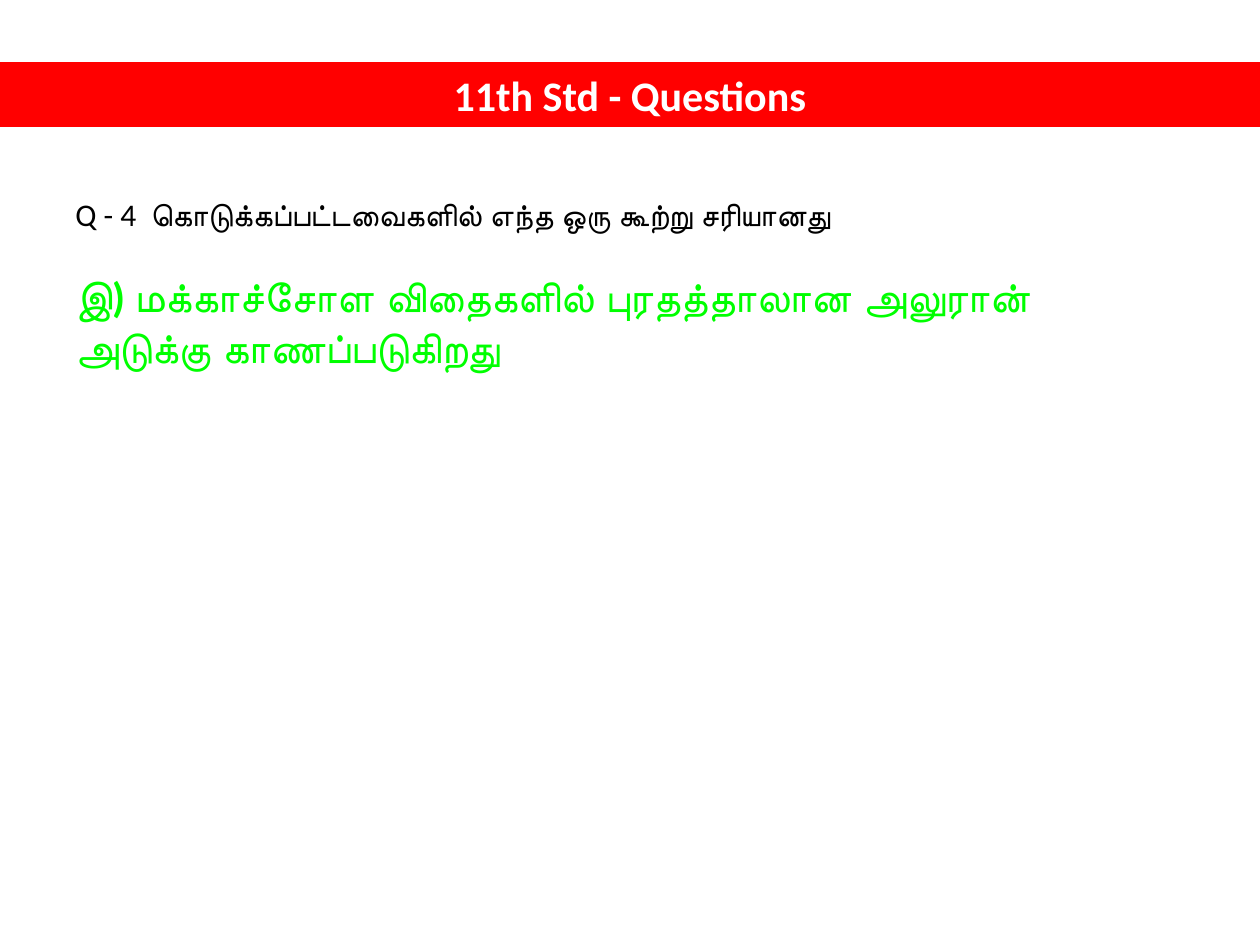
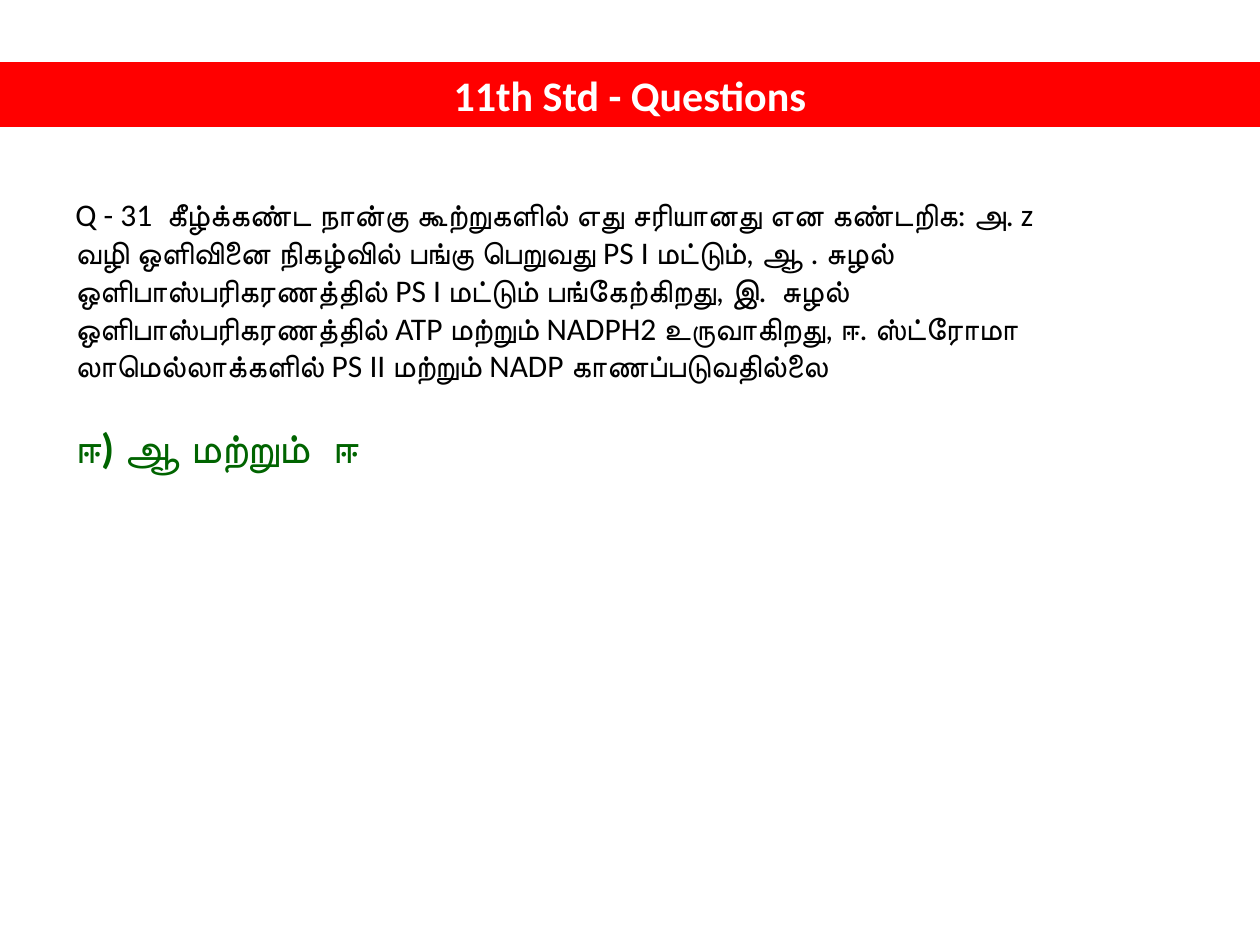
Before and after one commit to tvmani/tvmani.github.io, a slide deck: slide 62 of tamil_biology/NEET_BIOLOGY_001.pptx (slide 6 before the commit). Drawn at 1260x945 pixels with LibreOffice and Linux fonts; fonts in the diff are those of the drawing. Boxes give left, top, right and bottom in pixels: in the first picture for what was removed or moved away, otherwise in the second. Text is boxed around its words. In the diff, an @@ line names an element or a change of style, - is before the commit and + after.

```diff
--- a/tamil_biology/NEET_BIOLOGY_001.pptx
+++ b/tamil_biology/NEET_BIOLOGY_001.pptx
@@ text at [75, 203, 1033, 475]: text changed; size 24 to 18 pt; text colour #00FF00 to #000000; bold off @@
-Q - 4 கொடுக்கப்பட்டவைகளில் எந்த ஒரு கூற்று சரியானது
-இ) மக்காச்சோள விதைகளில் புரதத்தாலான அலுரான் அடுக்கு காணப்படுகிறது
+Q - 31 கீழ்க்கண்ட நான்கு கூற்றுகளில் எது சரியானது என கண்டறிக: அ. z வழி ஒளிவினை நிகழ்வில் பங்கு பெறுவது PS I மட்டும், ஆ . சுழல் ஒளிபாஸ்பரிகரணத்தில் PS I மட்டும் பங்கேற்கிறது, இ. சுழல் ஒளிபாஸ்பரிகரணத்தில் ATP மற்றும் NADPH2 உருவாகிறது, ஈ. ஸ்ட்ரோமா லாமெல்லாக்களில் PS II மற்றும் NADP காணப்படுவதில்லை
+ஈ) ஆ மற்றும் ஈ
```
Also in this commit, not shown: 27 other slides changed, 96 slides added, 3 other files.
